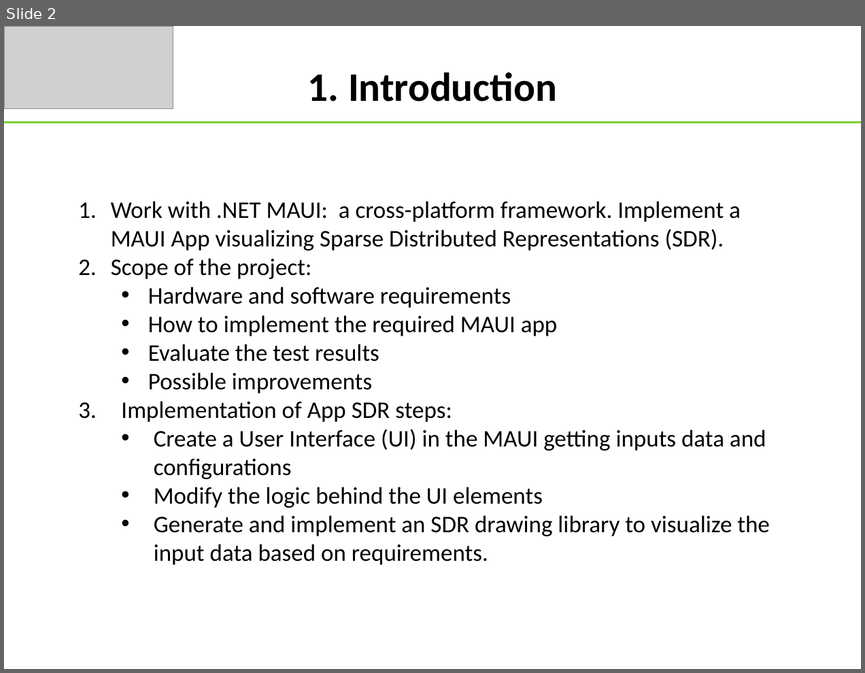
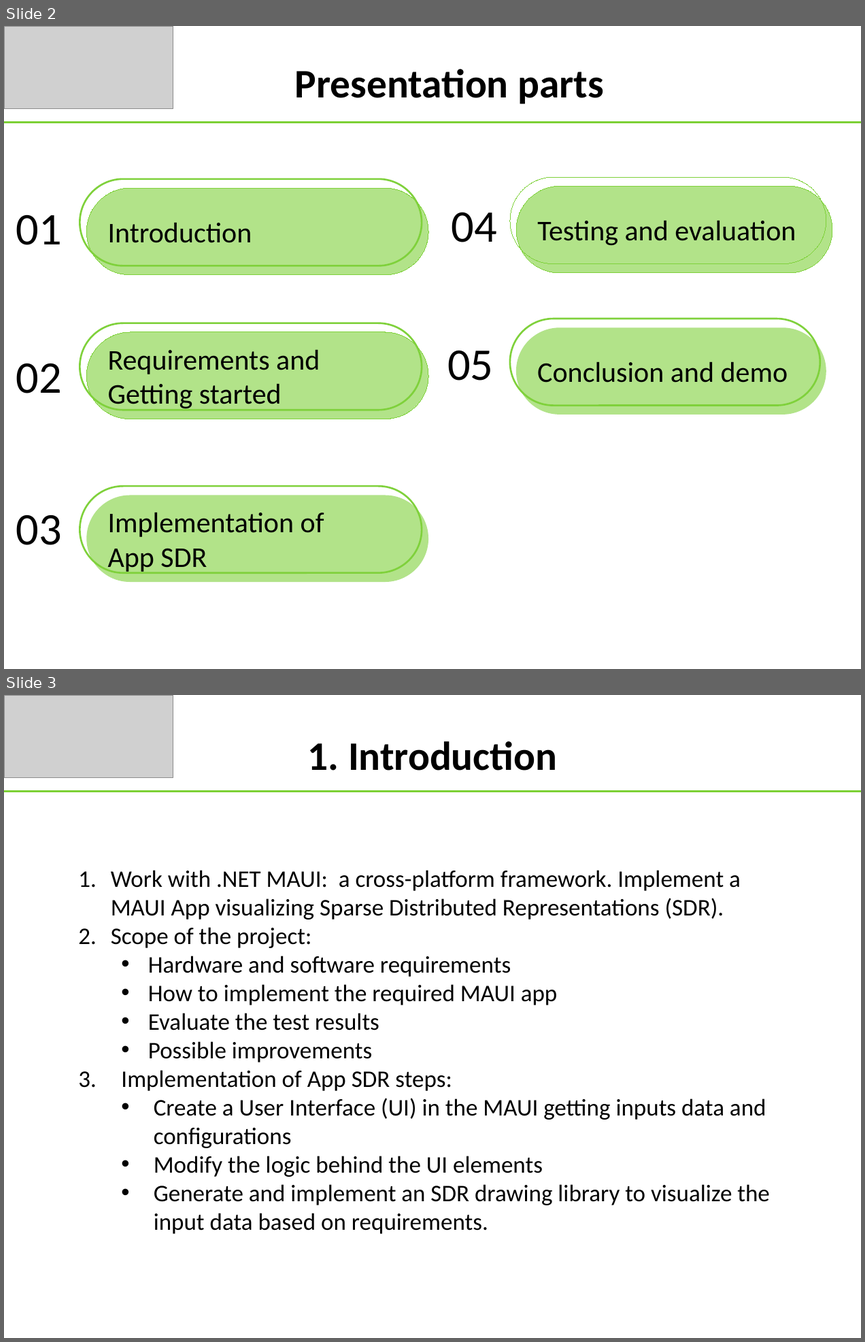
Before and after one commit to tongngocminhanh/MAUI_App_SDR, a slide deck: MySEProject/Documentation/ML22-23-8 Implement the SDR representation in the MAUI application.pptx. Shown one above the other, each under a label of ours: slide 2 before the commit, slides 2 and 3 after it. The pictures are 865x673 and 865x1342 pixels, drawn with LibreOffice and Linux fonts; fonts in the diff are those of the drawing; grey boxes stand for pictures. Boxes give left, top, right and bottom in pixels: in the first picture for what was removed or moved away, otherwise in the second. Text is boxed around its words. In the diff, an @@ line names an element or a change of style, - is before the commit and + after.

```diff
--- a/MySEProject/Documentation/ML22-23-8 Implement the SDR representation in the MAUI application.pptx
+++ b/MySEProject/Documentation/ML22-23-8 Implement the SDR representation in the MAUI application.pptx
@@ slide 2 added at <box>4,26,861,669</box>, background #FFFFFF @@
@@ picture added at <box>4,26,173,109</box> @@
@@ title added at <box>295,69,604,104</box>, 34 pt, text #000000, bold @@
+Presentation parts
@@ line added from (4, 123) to (861, 123), #7CD036 1.5 pt @@
@@ rounded rectangle added at <box>79,178,422,265</box>, outline #7FD13B 1.5 pt @@
@@ rounded rectangle added at <box>86,188,428,274</box>, fill #B2E389, outline #7FD13B 0.75 pt, 24 pt, text #000000 @@
+Introduction
@@ rounded rectangle added at <box>509,177,825,263</box>, outline #7FD13B 0.75 pt @@
@@ rounded rectangle added at <box>516,186,832,273</box>, fill #B2E389, outline #7FD13B 0.75 pt, 24 pt, text #000000 @@
+Testing and evaluation
@@ title added at <box>16,215,62,245</box>, 38 pt, text #000000 @@
+01
@@ title added at <box>451,212,496,242</box>, 38 pt, text #000000 @@
+04
@@ rounded rectangle added at <box>79,323,422,410</box>, outline #7FD13B 1.5 pt @@
@@ rounded rectangle added at <box>509,318,820,405</box>, outline #7FD13B 1.5 pt @@
@@ rounded rectangle added at <box>516,328,827,414</box>, fill #B2E389, 24 pt, text #000000 @@
+Conclusion and demo
@@ rounded rectangle added at <box>86,332,428,418</box>, fill #B2E389, outline #7FD13B 0.75 pt, 24 pt, text #000000 @@
+Requirements and Getting started
@@ title added at <box>112,350,396,374</box>, 25 pt, text #000000 @@
+Theoretical Background
@@ title added at <box>447,350,493,380</box>, 38 pt, text #000000 @@
+05
@@ title added at <box>16,363,62,393</box>, 38 pt, text #000000 @@
+02
@@ rounded rectangle added at <box>79,486,422,573</box>, outline #7FD13B 1.5 pt @@
@@ rounded rectangle added at <box>86,495,428,581</box>, fill #B2E389, 24 pt, text #000000 @@
+Implementation of
+App SDR
@@ title added at <box>16,515,62,545</box>, 38 pt, text #000000 @@
+03
@@ title added at <box>112,512,363,537</box>, 25 pt, text #000000 @@
+Mathematical model
@@ what was slide 2 is now slide 3 @@
```
Also in this commit, not shown: 4 slides changed, 2 slides removed, 6 other files.
